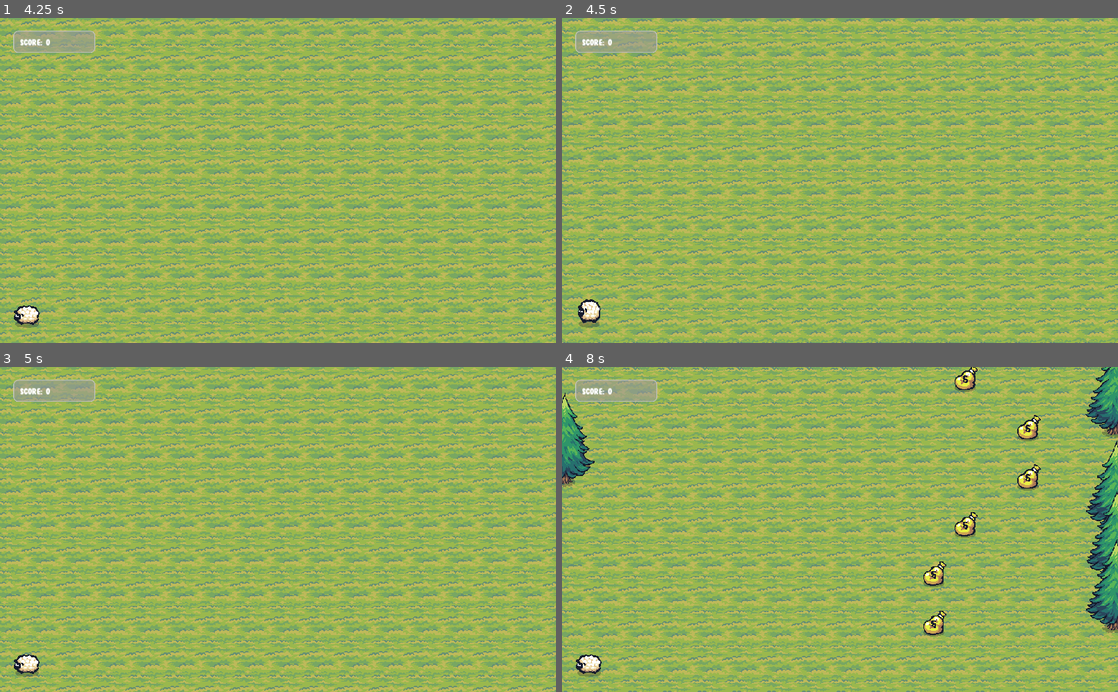
Above: before the commit, frames 1-4 (two rows, left to right).
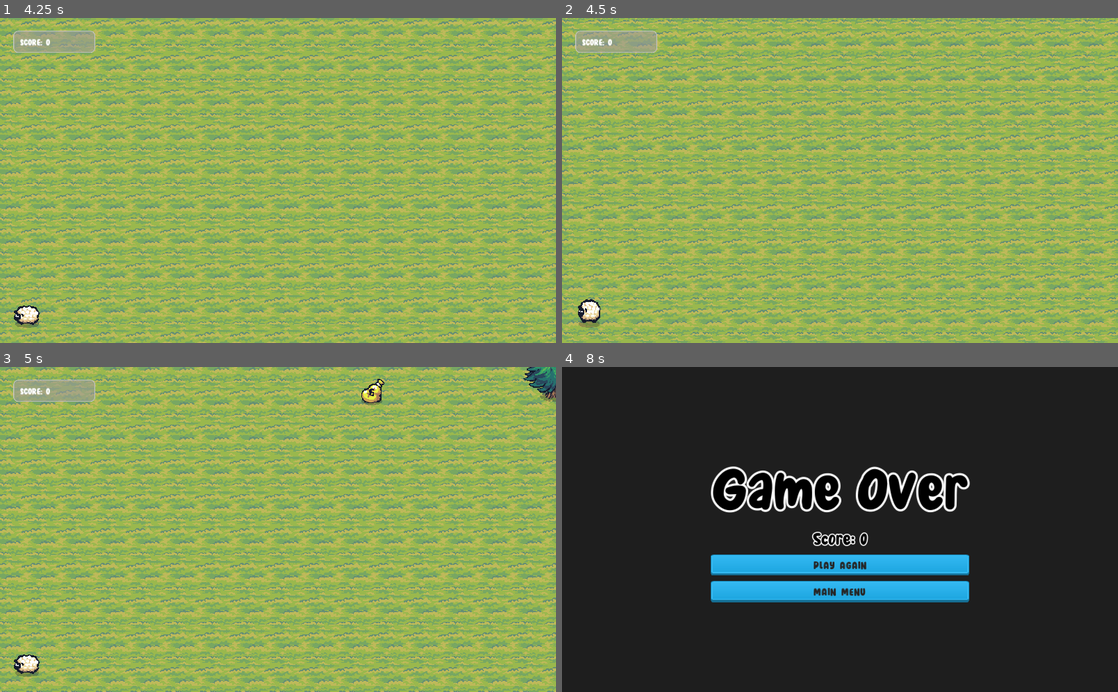
Above: after the commit, the same moments.

Repository: VojtaStruhar/recorder-madness
Game: Godot game, scene res://Minigames/Menus/MainMenu.tscn
The game is run twice, just before and just after one commit, with the same random seed, the same clock (stepped at 60 frames per second) and the same inputs.
Inputs:
- Up to frame 1 (4.25 s): click "Play a song" at 0.5 s; click "HC KOMETA BRNO" at 1.25 s; tap Enter at 2, 3.5 s; tap Space at 2.75 s
- Up to frame 2 (4.5 s): tap Space at 4.25 s
- Up to frame 3 (5 s): no input
- Up to frame 4 (8 s): no input

Frame 1 is identical in both runs. In frame 2, 62% of the frame differs, in the area x 0-100%, y 0-100%; in frame 3, 63%; in frame 4, 99%.

Commit message:
Added Ode to Joy.
* Just a faster version (bpm 280) of the Kometa song. I wanted to test high sampling frequency.

Diff:
--- /dev/null
+++ b/Assets/Songs/Oda_na_radost.tres
@@ -0,0 +1,9 @@
+[gd_resource type="Resource" load_steps=2 format=2]
+
+[ext_resource path="res://Assets/Songs/SongResource.gd" type="Script" id=1]
+
+[resource]
+script = ExtResource( 1 )
+name = "Oda na radost"
+bpm = 280.0
+notes = [ 35.0, 35.0, 35.0, 36.0, 36.0, 38.0, 38.0, 38.0, 38.0, 36.0, 35.0, 35.0, 35.0, 33.0, 31.0, 31.0, 31.0, 31.0, 33.0, 33.0, 35.0, 35.0, 35.0, 35.0, 33.0, 33.0, 33.0, 33.0, 33.0, 35.0, 35.0, 35.0, 35.0, 36.0, 38.0, 38.0, 38.0, 38.0, 36.0, 35.0, 35.0, 33.0, 33.0, 31.0, 31.0, 31.0, 31.0, 33.0, 35.0, 35.0, 33.0, 33.0, 33.0, 31.0, 31.0, 31.0, 31.0, 31.0, 33.0, 33.0, 33.0, 35.0, 35.0, 31.0, 31.0, 33.0, 33.0, 35.0, 36.0, 35.0, 31.0, 31.0, 33.0, 33.0, 35.0, 36.0, 35.0, 35.0, 33.0, 31.0, 31.0, 33.0, 33.0, 26.0, 26.0, 26.0, 26.0, 35.0, 35.0, 35.0, 35.0, 36.0, 38.0, 38.0, 38.0, 38.0, 36.0, 36.0, 35.0, 35.0, 33.0, 33.0, 31.0, 31.0, 31.0, 33.0, 33.0, 35.0, 35.0, 33.0, 33.0, 33.0, 31.0, 31.0, 31.0, 31.0, 31.0, 31.0, 31.0 ]
--- a/Minigames/Menus/SongSelectionMenu.gd
+++ b/Minigames/Menus/SongSelectionMenu.gd
@@ -14,4 +14,4 @@
 	play_song("res://Assets/Songs/John_Cena_2.tres")
 
 func _on_KometaBrno_pressed():
-	play_song("res://Assets/Songs/Kometa_Brno.tres")
+	play_song("res://Assets/Songs/Oda_na_radost.tres")
--- a/Minigames/SongLevel/RecordingStudio.tscn
+++ b/Minigames/SongLevel/RecordingStudio.tscn
@@ -103,8 +103,8 @@
 margin_right = 222.0
 margin_bottom = 24.0
 min_value = 60.0
-max_value = 180.0
-value = 110.0
+max_value = 1000.0
+value = 100.0
 
 [node name="MetronomeLabel" parent="MarginContainer/VBoxContainer/HBoxContainer3" instance=ExtResource( 6 )]
 unique_name_in_owner = true
--- a/Persistence/SaveData.tres
+++ b/Persistence/SaveData.tres
@@ -10,5 +10,6 @@
 "Happy Birthday!": 50,
 "John Cena": 15,
 "Kometa Brno": 66,
+"Oda na radost": 104,
 "Super Trooper": 147
 }
